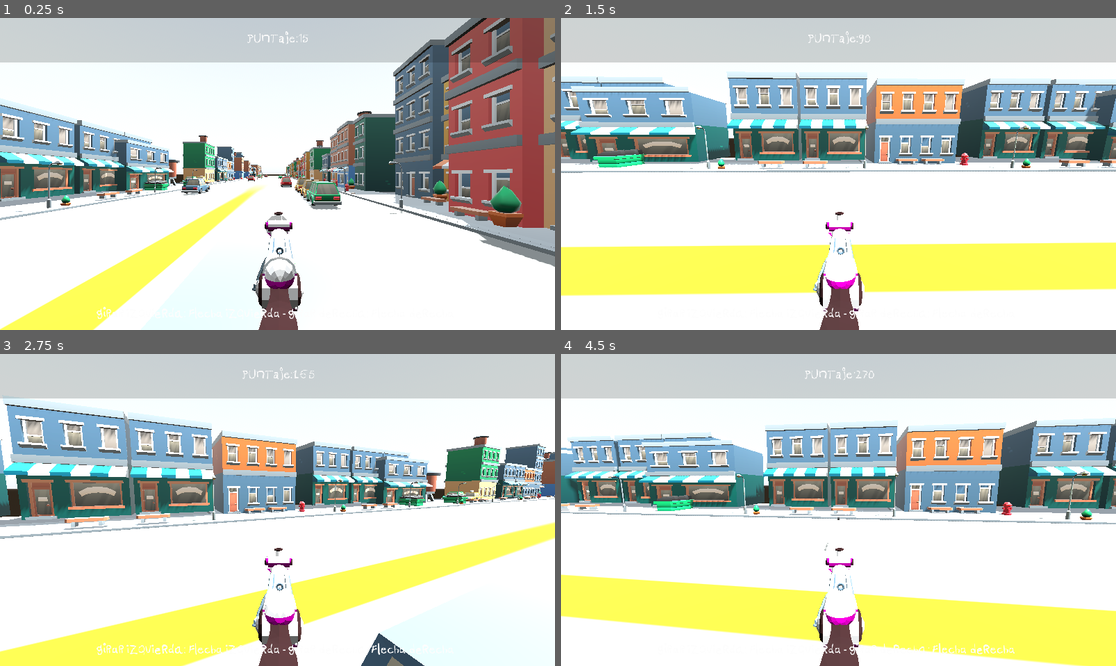
Above: before the commit, frames 1-4 (two rows, left to right).
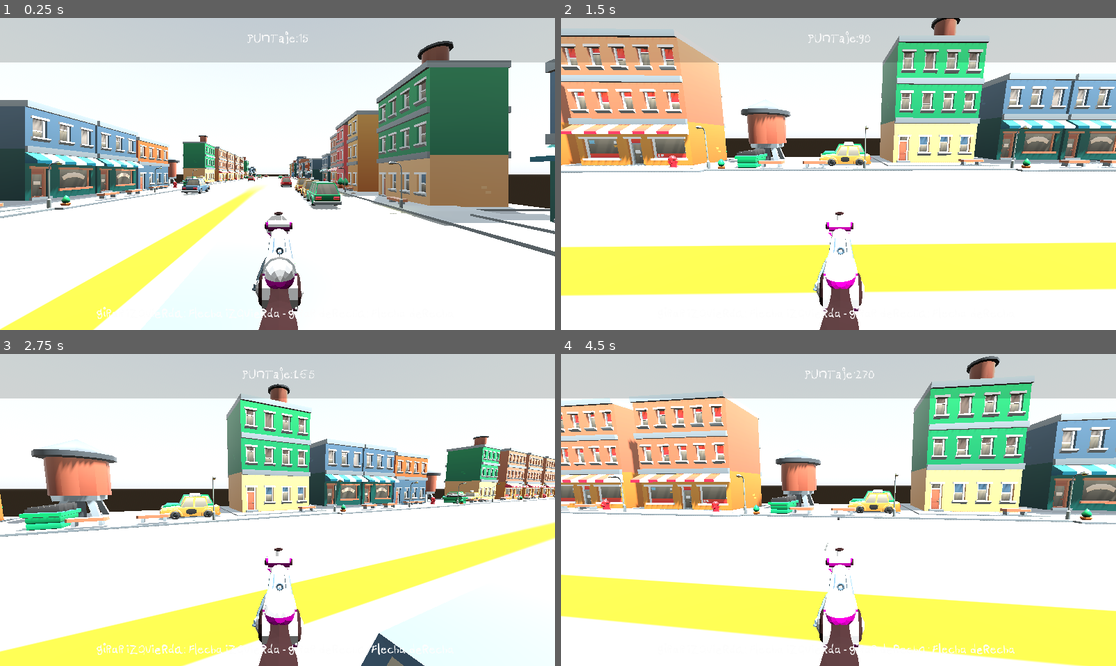
Above: after the commit, the same moments.

Repository: franciscoenriq/Panhales-en-Fuga
Game: Godot game, scene res://scenes/Volante/new_volante.tscn
The game is run twice, just before and just after one commit, with the same random seed, the same clock (stepped at 60 frames per second) and the same inputs. This scene is started directly instead of the project's main scene. A sky picture missing from this copy of the repository is replaced by a grey-blue gradient.
Inputs (mouse positions are in pixels of both pictures, inside the frame that each line leads up to):
- Up to frame 1 (0.25 s): no input
- Up to frame 2 (1.5 s): move the mouse to (960, 158) at 0.52 s; press the mouse at (960, 158) at 0.53 s; hold L (p_right) 0.53-1.28 s; tap M (p_jump) at 0.77 s; move the mouse to (810, 174) at 1.27 s; release the mouse at (810, 174) at 1.28 s; hold W (forward) from 1.28 s (still down); tap X (clutch) at 1.35 s
- Up to frame 3 (2.75 s): keep holding W (forward); tap M (p_jump) at 1.52 s; click (249, 510) at 1.55 s; tap Enter at 2 s; move the mouse to (288, 503) at 2.02 s; hold A (gas) from 2.03 s (still down); click (288, 503) at 2.3 s
- Up to frame 4 (4.5 s): keep holding W (forward); move the mouse to (832, 516) at 2.77 s; release A (gas) at 2.78 s; click (832, 516) at 2.85 s; tap M (p_jump) at 3.02, 3.77 s; move the mouse to (877, 513) at 3.52 s; hold F (test) 3.53-4.28 s; click (877, 513) at 3.8 s; move the mouse to (794, 506) at 4.27 s; click (794, 506) at 4.35 s

The runs differ from the first frame. In frame 1, 28% of the frame differs, in the area x 0-100%, y 0-80%; in frame 2, 29%, in the area x 0-100%, y 0-50%; in frame 3, 22%; in frame 4, 29%.

Commit message:
a

Diff:
--- a/scenes/Volante/new_volante.tscn
+++ b/scenes/Volante/new_volante.tscn
@@ -47,7 +47,7 @@
 shadow_enabled = true
 
 [node name="TerrainController" parent="." instance=ExtResource("3_5y2k5")]
-transform = Transform3D(1, 0, 0, 0, 1, 0, 0, 0, 1, 0, 0, 80)
+transform = Transform3D(1, 0, 0, 0, 1, 0, 0, 0, 1, 0, 0, 20)
 
 [node name="messageBar" parent="." instance=ExtResource("4_i5ci0")]
 
--- a/scripts/terrain_controller.gd
+++ b/scripts/terrain_controller.gd
@@ -14,7 +14,7 @@
 func _init_blocks(number_of_blocks: int) -> void:
 	for block_index in range(number_of_blocks):
 		var block = TerrainBlocks.pick_random().instantiate()
-		block.position.z = block.mesh.size.y #* (block_index-num_terrain_blocks/2)
+		block.position.z = block.mesh.size.y * (block_index-num_terrain_blocks/2)
 		add_child(block)
 		terrain_belt.append(block)
 
